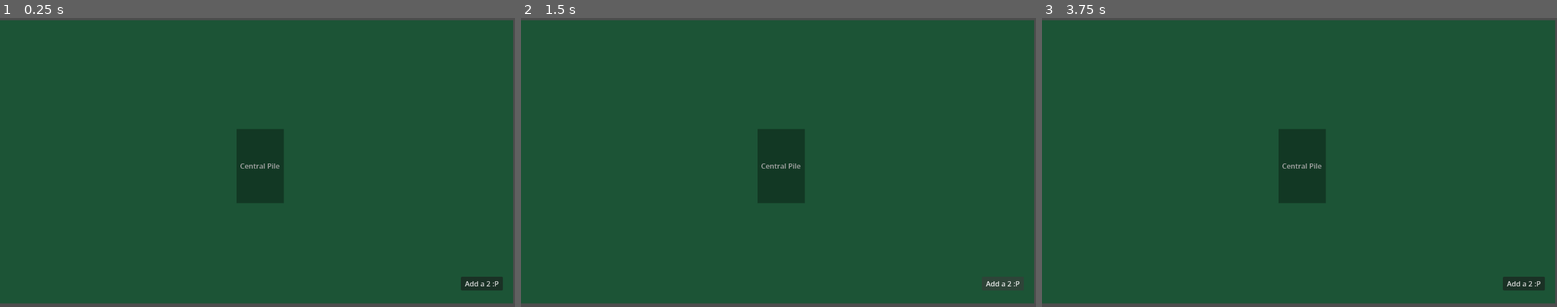
Above: before the commit, frames 1-3 (left to right).
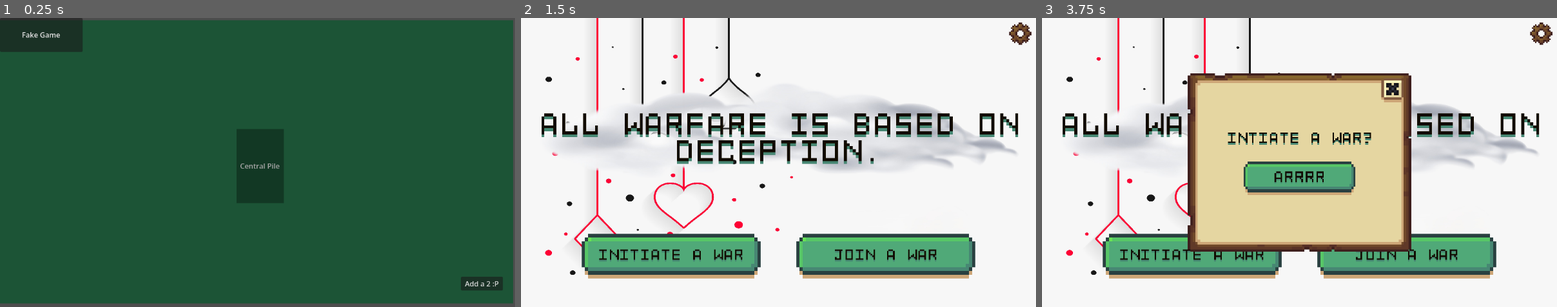
Above: after the commit, the same moments.

Repository: spicywheatbread/art-of-egyptian-war
Game: Godot game, scene res://Assets/Scenes/Game.tscn
The game is run twice, just before and just after one commit, with the same random seed, the same clock (stepped at 60 frames per second) and the same inputs. This scene is started directly instead of the project's main scene.
Inputs (mouse positions are in pixels of both pictures, inside the frame that each line leads up to):
- Up to frame 1 (0.25 s): no input
- Up to frame 2 (1.5 s): click (562, 35) at 0.5 s, where only the run after the commit has a clickable "Fake Game"; click (1005, 283) at 1.25 s, where only the run before the commit has a clickable "Add a 2 :P"
- Up to frame 3 (3.75 s): click (1526, 283) at 2 s, where only the run before the commit has a clickable "Add a 2 :P"; click (1526, 283) at 2.75 s, where only the run before the commit has a clickable "Add a 2 :P"; click (1191, 254) at 3.52 s

The runs differ from the first frame. In frame 1, 1.9% of the frame differs, in the area x 0-17%, y 0-12%; in frame 2, 98%; in frame 3, 98%, in the area x 0-100%, y 0-100%.

Commit message:
added button in Game.tscn to immediately init into test game, beginning to create game view based on gameState

Diff:
--- a/Assets/Scenes/Game.tscn
+++ b/Assets/Scenes/Game.tscn
@@ -84,3 +84,10 @@
 process_mode = 4
 visible = false
 position = Vector2(266, 327)
+
+[node name="Button" type="Button" parent="." unique_id=1269849149]
+offset_right = 185.0
+offset_bottom = 76.0
+text = "Fake Game"
+
+[connection signal="pressed" from="Button" to="." method="_on_button_pressed"]
--- a/Assets/Scripts/main_game.gd
+++ b/Assets/Scripts/main_game.gd
@@ -13,6 +13,9 @@
 	NetworkClient.game_state.connect(_on_game_state)
 	NetworkClient.lobby_state.connect(_on_lobby_state)
 
+	if NetworkClient.last_lobby_state != null:
+		_on_lobby_state(NetworkClient.last_lobby_state)
+
 func _process (delta: float):
 	pass
 
@@ -25,16 +28,40 @@
 		print("Value: ", payload[key])
 
 func _on_lobby_state(payload: Dictionary):
+	print("called")
 	var l = payload["lobby"]
-	if lobby != l:
+	if not lobby or lobby != l:
 		lobby = l
-		redraw_lobby()
+		configure_lobby()
 
-func redraw_lobby():
-	pass
+func configure_lobby():
+	var count = 1
+	for child in $Players.get_children():
+		child.visible = false
+		child.process_mode = Node.PROCESS_MODE_DISABLED
+
+	for player in lobby["players"]:
+		if player["username"] == Globals.username:
+			$Players/P1.player_username = player["username"]
+			$Players/P1.visible = true
+			$Players/P1.process_mode = Node.PROCESS_MODE_ALWAYS
+		else:
+			$Players.get_child(count).player_username = player["username"]
+			$Players.get_child(count).visible = true
+			$Players.get_child(count).process_mode = Node.PROCESS_MODE_ALWAYS
+			count += 1
 
 func _on_play_button_pressed ():
 	NetworkClient.play_card ()
 
 func _on_slap_button_pressed ():
 	NetworkClient.slap ()
+
+
+func _on_button_pressed() -> void:
+	init_fake_game()
+
+func init_fake_game():
+	NetworkClient.login_user("Alice", "secret123")
+	NetworkClient.leave_lobby()
+	NetworkClient.create_lobby()
--- a/Assets/Scripts/network_client.gd
+++ b/Assets/Scripts/network_client.gd
@@ -11,6 +11,8 @@
 
 var _socket: WebSocketPeer = WebSocketPeer.new()
 var _is_connected: bool = false
+
+var last_lobby_state = null
 
 # Called when the node enters the scene tree for the first time.
 func _ready() -> void:
@@ -72,7 +74,7 @@
 
 	# Set lobby codeand go to game
 	Globals.lobby_code = response["lobby"]["gameCode"]
-	get_tree().change_scene_to_file("res://Assets/Scenes/GameObjects/test.tscn")
+	get_tree().change_scene_to_file("res://Assets/Scenes/Game.tscn")
 
 func join_lobby (game_code: String):
 	send_json({ "type": "joinLobby", "gameCode": game_code })
@@ -83,7 +85,7 @@
 
 	# Set lobby code and go to game
 	Globals.lobby_code = response["lobby"]["gameCode"]
-	get_tree().change_scene_to_file("res://Assets/Scenes/GameObjects/test.tscn")
+	get_tree().change_scene_to_file("res://Assets/Scenes/Game.tscn")
 
 func leave_lobby ():
 	send_json({ "type": "leaveLobby" })
@@ -119,6 +121,7 @@
 					"authOk":
 						auth_ok.emit(response)
 					"lobbyState":
+						last_lobby_state = response
 						lobby_state.emit(response)
 					"gameState":
 						game_state.emit (response)
--- a/Assets/Scripts/player.gd
+++ b/Assets/Scripts/player.gd
@@ -1,6 +1,7 @@
 class_name Player extends Pile
 
 @export var card_tscn: PackedScene
+var player_username : String = "uninitialized"
 var cards = []
 
 #const OFFSET = Vector2(0, -0.5) # vertical pile look
@@ -43,6 +44,4 @@
 
 # Called when the node enters the scene tree for the first time.
 func _ready() -> void:
-	give_all_cards() # temporary, haven't made card dealing yet
-	shuffle(cards)
-	set_card_positions()
+	pass
